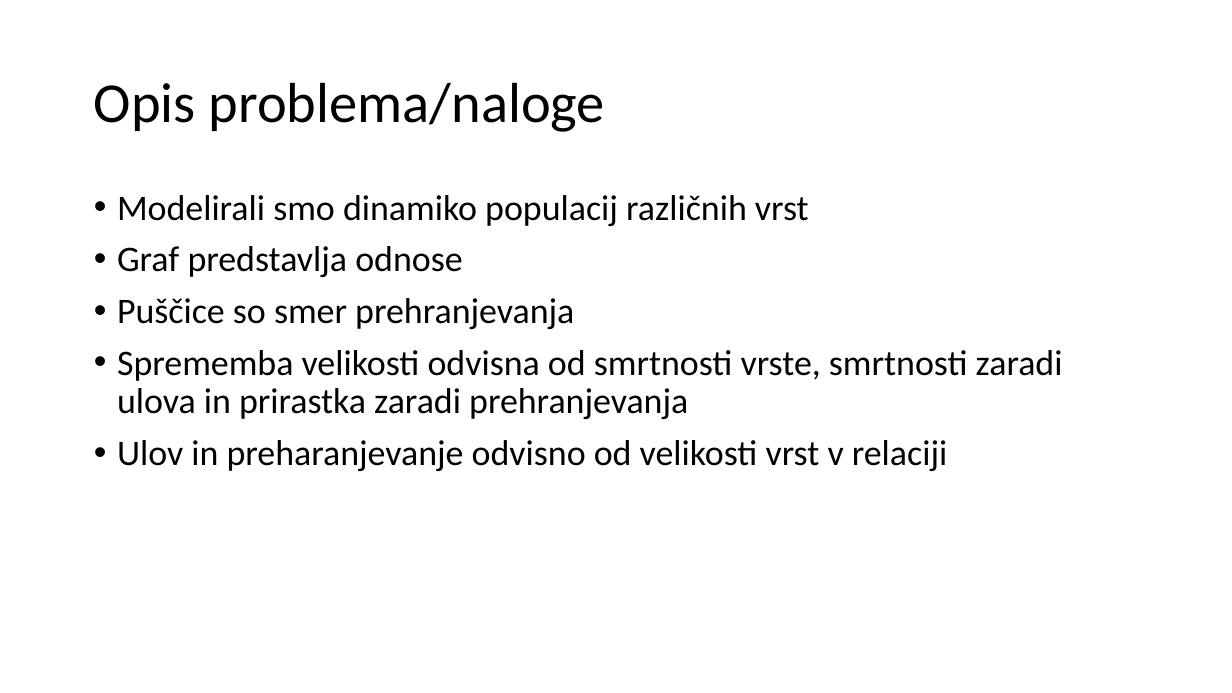
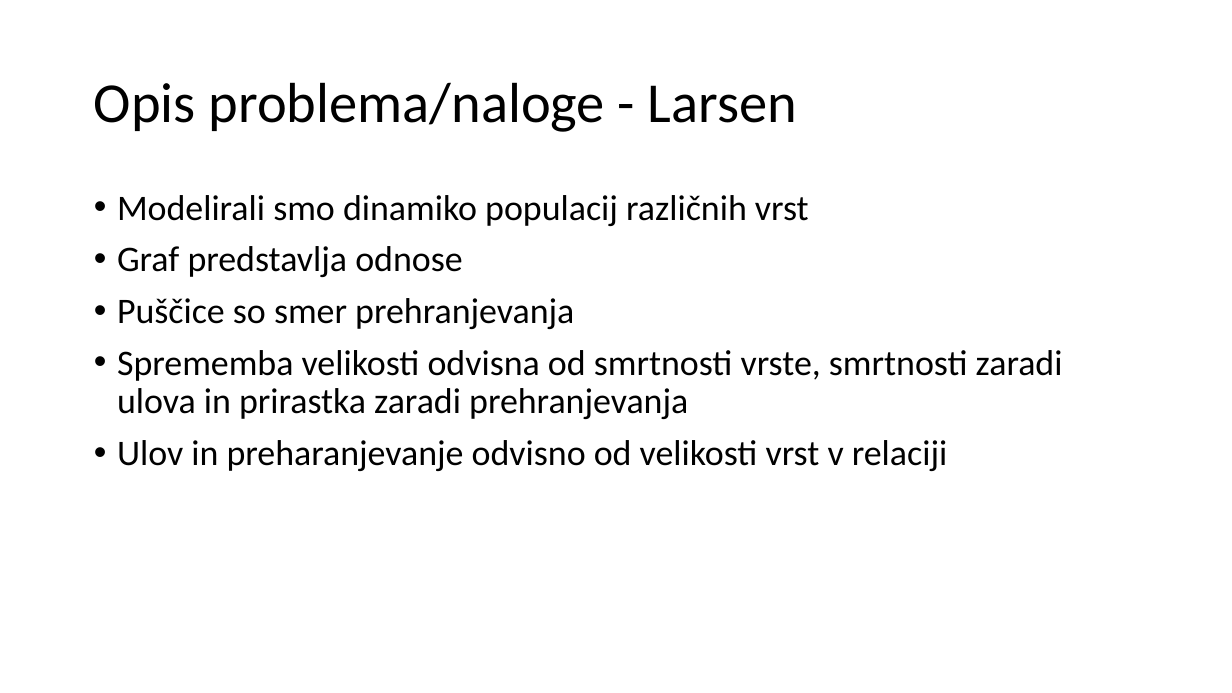
Before and after one commit to DomenMohorcic/Population-dynamics-in-the-food-chain, a slide deck: slide 2 of docs/predstavitev_text.pptx. Drawn at 1232x693 pixels with LibreOffice and Linux fonts; fonts in the diff are those of the drawing. Boxes give left, top, right and bottom in pixels: in the first picture for what was removed or moved away, otherwise in the second. Text is boxed around its words. In the diff, an @@ line names an element or a change of style, - is before the commit and + after.

```diff
--- a/docs/predstavitev_text.pptx
+++ b/docs/predstavitev_text.pptx
@@ title at box(94, 82, 797, 132): text changed @@
-Opis problema/naloge
+Opis problema/naloge - Larsen
```
Also in this commit, not shown: 11 other slides changed, 1 other file.
